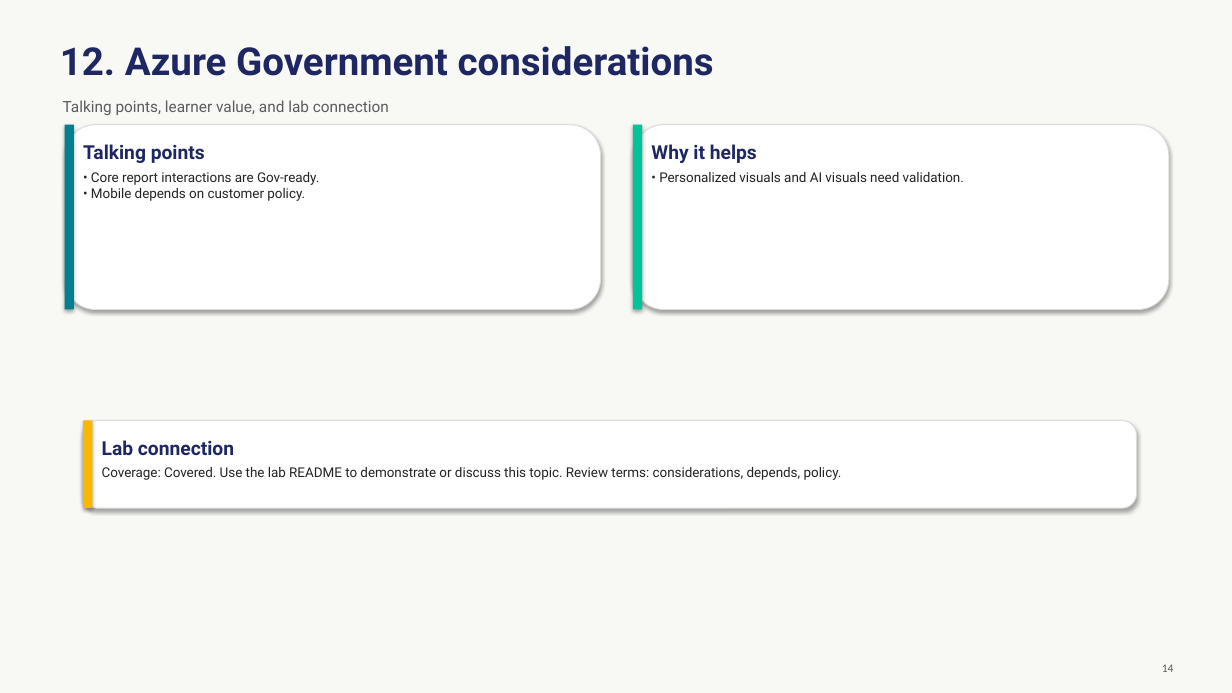
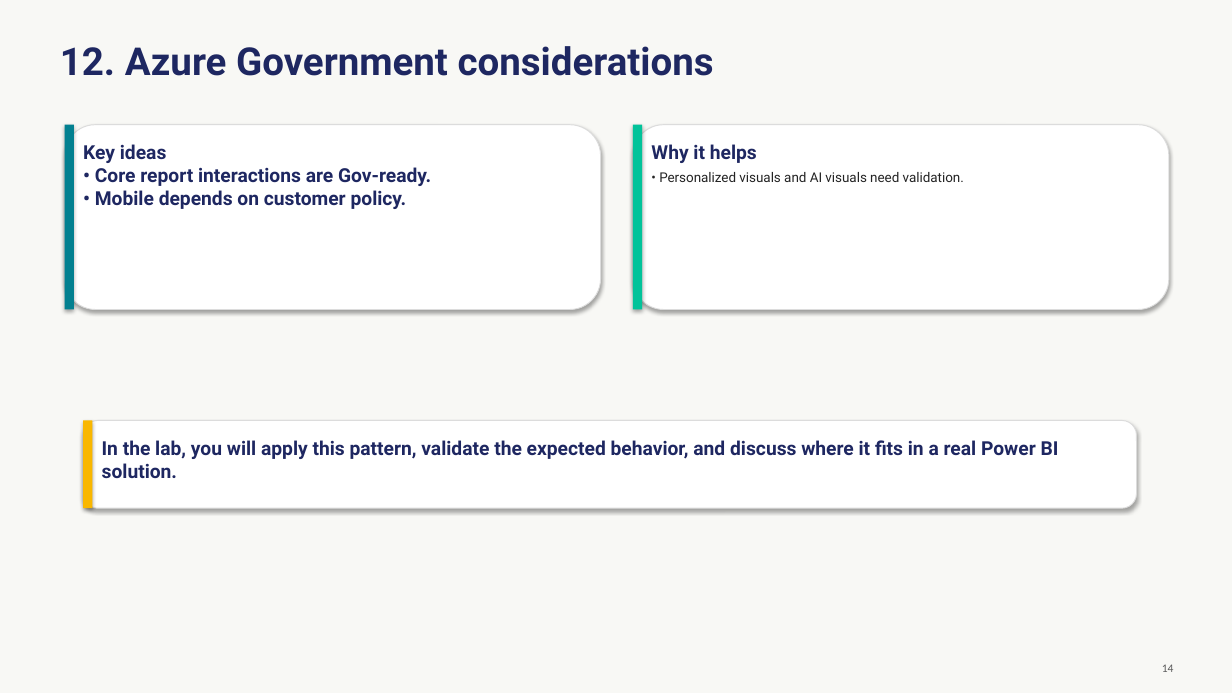
Before and after one commit to Coding-Forge/PBI-Advanced-Factory, a slide deck: slide 14 of modules/04-report-design-ux/assets/report-design-ux.pptx. Drawn at 1232x693 pixels with LibreOffice and Linux fonts; fonts in the diff are those of the drawing. Boxes give left, top, right and bottom in pixels: in the first picture for what was removed or moved away, otherwise in the second. Text is boxed around its words. In the diff, an @@ line names an element or a change of style, - is before the commit and + after.

```diff
--- a/modules/04-report-design-ux/assets/report-design-ux.pptx
+++ b/modules/04-report-design-ux/assets/report-design-ux.pptx
@@ text removed at (x1=63, y1=100, x2=389, y2=115) @@
-Talking points, learner value, and lab connection
@@ text at (x1=83, y1=144, x2=431, y2=209): text changed; size 10.5 to 15 pt; text colour #242424 to #1E2761; bold on @@
-Talking points
-• Core report interactions are Gov-ready.
-• Mobile depends on customer policy.
+Key ideas
+• Core report interactions are Gov-ready.
+• Mobile depends on customer policy.
@@ text at (x1=102, y1=440, x2=1059, y2=478): text changed; size 10.5 to 15 pt; text colour #242424 to #1E2761; bold on @@
-Lab connection
-Coverage: Covered. Use the lab README to demonstrate or discuss this topic. Review terms: considerations, depends, policy.
+In the lab, you will apply this pattern, validate the expected behavior, and discuss where it fits in a real Power BI solution.
```
Also in this commit, not shown: 14 other slides changed, 10 other files.
